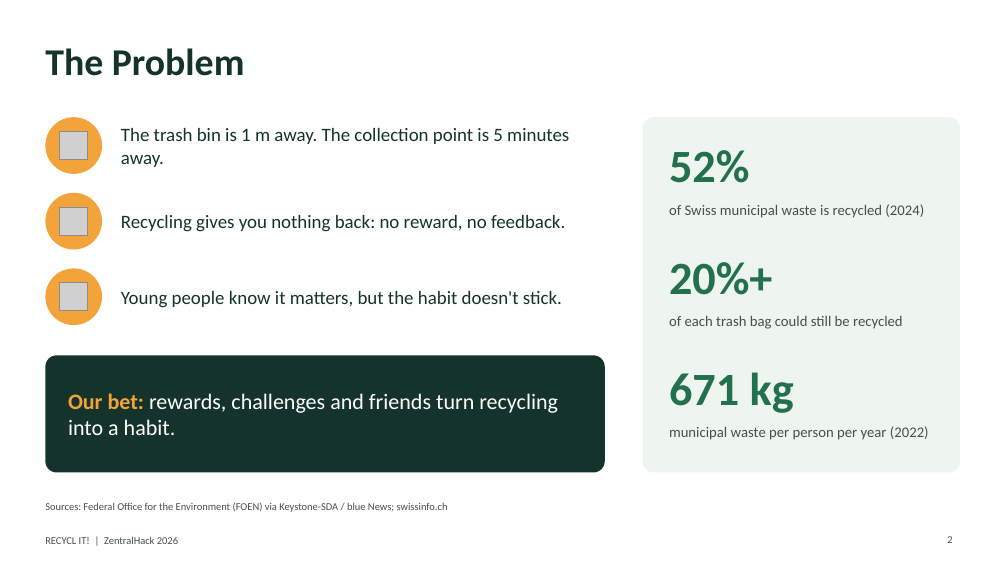
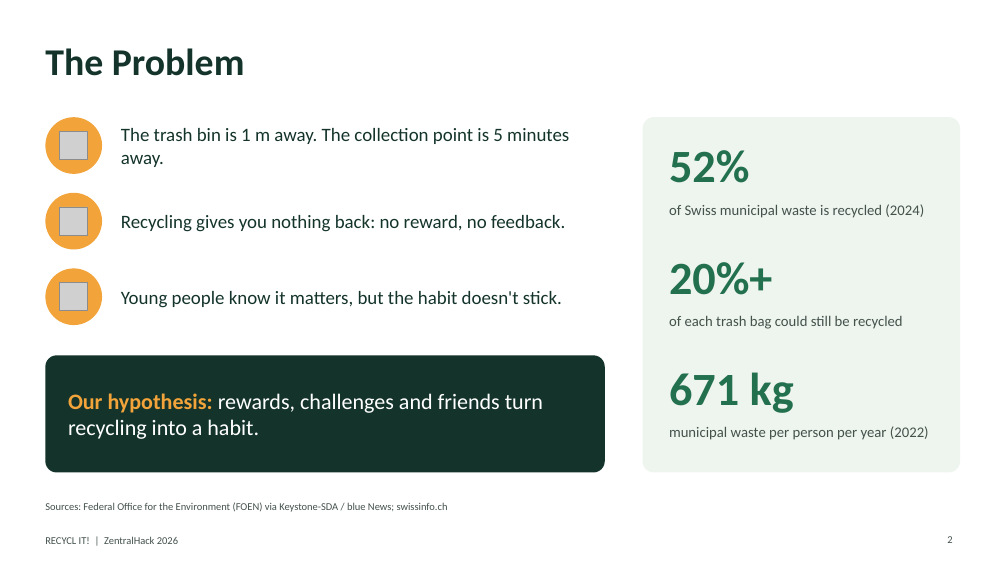
Before and after one commit to Toaster-lab/Zentral-Hack, a slide deck: slide 2 of PowerPoints/RECYCL_IT_final_pitch.pptx. Drawn at 1008x567 pixels with LibreOffice and Linux fonts; fonts in the diff are those of the drawing; grey boxes stand for pictures. Boxes give left, top, right and bottom in pixels: in the first picture for what was removed or moved away, otherwise in the second. Text is boxed around its words. In the diff, an @@ line names an element or a change of style, - is before the commit and + after.

```diff
--- a/PowerPoints/RECYCL_IT_final_pitch.pptx
+++ b/PowerPoints/RECYCL_IT_final_pitch.pptx
@@ text at (x1=68, y1=393, x2=543, y2=439): text changed @@
-Our bet: rewards, challenges and friends turn recycling into a habit.
+Our hypothesis: rewards, challenges and friends turn recycling into a habit.
```
Also in this commit, not shown: 7 other slides changed.
